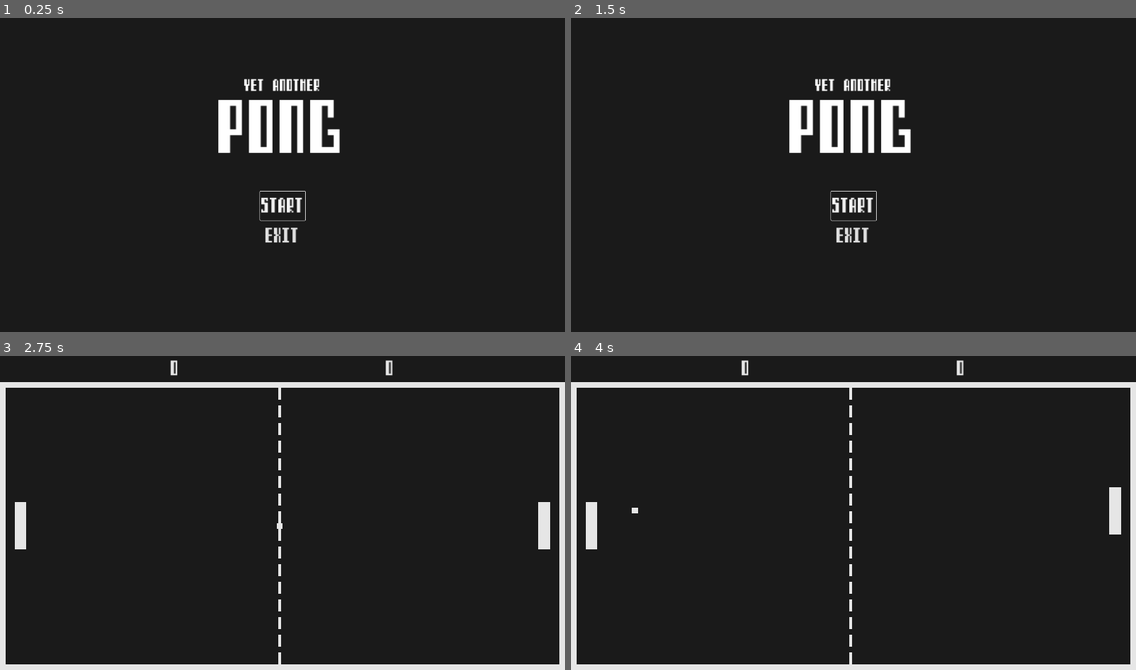
Above: before the commit, frames 1-4 (two rows, left to right).
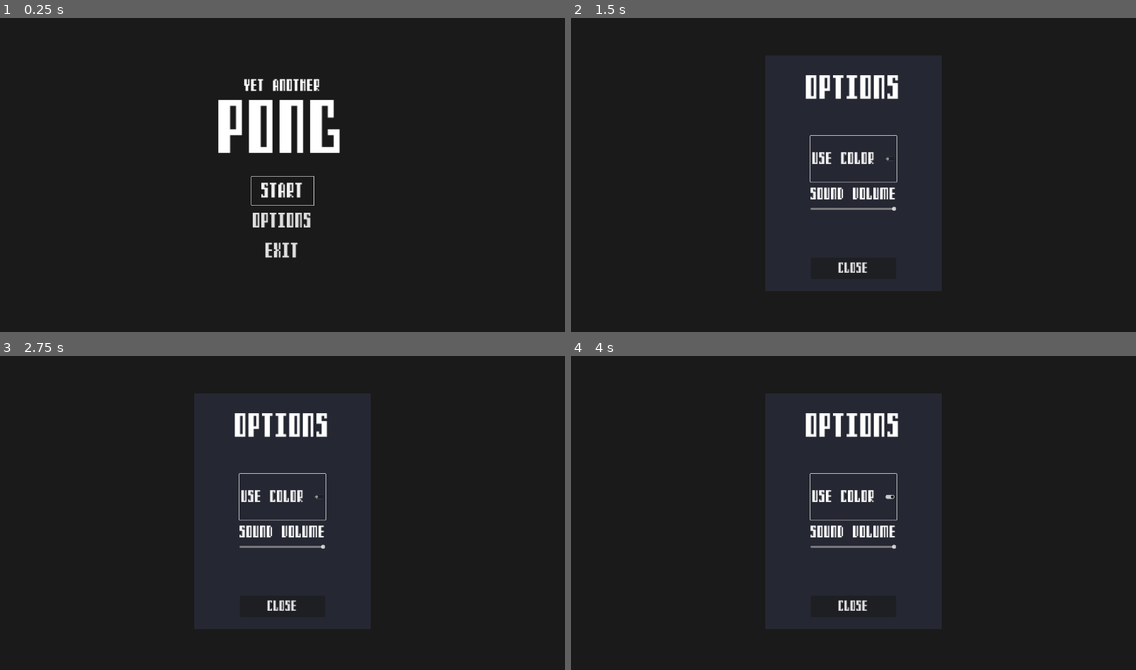
Above: after the commit, the same moments.

Repository: phss/godot-pong
Game: Godot game, scene res://src/main.tscn
The game is run twice, just before and just after one commit, with the same random seed, the same clock (stepped at 60 frames per second) and the same inputs.
Inputs (mouse positions are in pixels of both pictures, inside the frame that each line leads up to):
- Up to frame 1 (0.25 s): no input
- Up to frame 2 (1.5 s): click (853, 222) at 0.5 s, where only the run after the commit has a clickable "Options"; click (853, 159) at 1.25 s, where only the run after the commit has a clickable "Use Color"
- Up to frame 3 (2.75 s): click "Start" at 2 s
- Up to frame 4 (4 s): click (853, 528) at 2.75 s, where only the run after the commit has a clickable "Start"; click (853, 497) at 3.5 s, where only the run after the commit has a clickable "Use Color"

The runs differ from the first frame. In frame 1, 1.3% of the frame differs, in the area x 44-56%, y 50-77%; in frame 2, 4.9%; in frame 3, 8.4%; in frame 4, 8.5%, in the area x 0-100%, y 1-100%.

Commit message:
Add basic options menu

Diff:
--- /dev/null
+++ b/default_bus_layout.tres
@@ -0,0 +1,4 @@
+[gd_resource type="AudioBusLayout" format=3 uid="uid://cq30g1hrobg22"]
+
+[resource]
+bus/0/volume_db = 0.0672607
--- a/project.godot
+++ b/project.godot
@@ -19,6 +19,7 @@
 [autoload]
 
 Main="*res://src/main.gd"
+Options="*res://src/shared/options/options.tscn"
 
 [display]
 
--- a/src/game/sprites/glow_sprite.gd
+++ b/src/game/sprites/glow_sprite.gd
@@ -6,6 +6,7 @@
 
 
 func glow(color: Color):
-	var tween = create_tween()
-	tween.tween_property(self, "modulate", color, 0.3).set_trans(Tween.TRANS_QUAD)
-	tween.tween_property(self, "modulate", initial_color, 0.2)
+	if Options.use_color:
+		var tween = create_tween()
+		tween.tween_property(self, "modulate", color, 0.3).set_trans(Tween.TRANS_QUAD)
+		tween.tween_property(self, "modulate", initial_color, 0.2)
--- a/src/game/ui/ui.gd
+++ b/src/game/ui/ui.gd
@@ -16,7 +16,7 @@
 
 
 func _update_score(label: Label, score: int, glow_color: Color):
-	if glow_color != Color.BLACK:
+	if glow_color != Color.BLACK and Options.use_color:
 		var tween = create_tween()
 		tween.tween_property(label, "modulate", glow_color, 1.0).set_trans(Tween.TRANS_QUAD)
 		tween.tween_property(label, "modulate", label.modulate, 1.0)
--- /dev/null
+++ b/src/shared/options/options.gd
@@ -0,0 +1,19 @@
+extends CanvasLayer
+
+
+@onready var use_color: bool = $Popup/Menu/Color.toggle_mode
+@onready var sound_volume: float = $Popup/Menu/SoundVolume.value
+var master_bus_index: int = AudioServer.get_bus_index("Master")
+
+
+func _on_sound_volume_value_changed(value):
+	sound_volume = value
+	AudioServer.set_bus_volume_db(master_bus_index, linear_to_db(sound_volume))
+
+
+func _on_color_toggled(button_pressed):
+	use_color = button_pressed
+
+
+func _on_close_pressed():
+	Options.hide()
--- /dev/null
+++ b/src/shared/options/options.tscn
@@ -0,0 +1,93 @@
+[gd_scene load_steps=3 format=3 uid="uid://h0t0tnnycmn7"]
+
+[ext_resource type="Script" path="res://src/shared/options/options.gd" id="1_jq3es"]
+[ext_resource type="Theme" uid="uid://b8f5ydgdb2f37" path="res://src/theme/font.tres" id="2_ai14w"]
+
+[node name="Options" type="CanvasLayer"]
+process_mode = 3
+layer = 2
+script = ExtResource("1_jq3es")
+
+[node name="Popup" type="ColorRect" parent="."]
+anchors_preset = 8
+anchor_left = 0.5
+anchor_top = 0.5
+anchor_right = 0.5
+anchor_bottom = 0.5
+offset_left = -300.0
+offset_top = -400.0
+offset_right = 300.0
+offset_bottom = 400.0
+grow_horizontal = 2
+grow_vertical = 2
+color = Color(0.145098, 0.152941, 0.196078, 1)
+
+[node name="Title" type="Label" parent="Popup"]
+layout_mode = 1
+anchors_preset = -1
+anchor_left = 0.5
+anchor_top = 0.05
+anchor_right = 0.5
+anchor_bottom = 0.05
+offset_left = -161.0
+offset_right = 161.0
+offset_bottom = 146.0
+grow_horizontal = 2
+theme = ExtResource("2_ai14w")
+theme_override_font_sizes/font_size = 80
+text = "Options"
+horizontal_alignment = 1
+
+[node name="Menu" type="VBoxContainer" parent="Popup"]
+layout_mode = 1
+anchors_preset = 8
+anchor_left = 0.5
+anchor_top = 0.5
+anchor_right = 0.5
+anchor_bottom = 0.5
+offset_left = -145.0
+offset_top = -73.0
+offset_right = 145.0
+offset_bottom = 73.0
+grow_horizontal = 2
+grow_vertical = 2
+
+[node name="Color" type="CheckButton" parent="Popup/Menu"]
+layout_mode = 2
+theme = ExtResource("2_ai14w")
+button_pressed = true
+text = "Use Color"
+vertical_icon_alignment = 0
+
+[node name="SoundVolumeLabel" type="Label" parent="Popup/Menu"]
+layout_mode = 2
+theme = ExtResource("2_ai14w")
+text = "Sound Volume"
+horizontal_alignment = 1
+
+[node name="SoundVolume" type="HSlider" parent="Popup/Menu"]
+layout_mode = 2
+theme = ExtResource("2_ai14w")
+max_value = 1.0
+step = 0.1
+value = 1.0
+
+[node name="Close" type="Button" parent="Popup"]
+layout_mode = 1
+anchors_preset = -1
+anchor_left = 0.5
+anchor_top = 0.95
+anchor_right = 0.5
+anchor_bottom = 0.95
+offset_left = -145.0
+offset_top = -71.0
+offset_right = 145.0
+grow_horizontal = 2
+grow_vertical = 0
+theme = ExtResource("2_ai14w")
+theme_override_font_sizes/font_size = 35
+text = "Close"
+
+[connection signal="toggled" from="Popup/Menu/Color" to="." method="_on_color_toggled"]
+[connection signal="value_changed" from="Popup/Menu/SoundVolume" to="." method="_on_sound_volume_value_changed"]
+[connection signal="pressed" from="Popup/Close" to="." method="_on_close_pressed"]
--- a/src/title/title.gd
+++ b/src/title/title.gd
@@ -2,6 +2,7 @@
 
 
 func _ready():
+	Options.hide()
 	$UI/Options/Start.grab_focus()
 
 
@@ -9,5 +10,9 @@
 	Main.start_game()
 
 
+func _on_options_pressed():
+	Options.show()
+
+
 func _on_exit_pressed():
 	get_tree().quit()
--- a/src/title/title.tscn
+++ b/src/title/title.tscn
@@ -60,6 +60,13 @@
 theme_override_font_sizes/font_size = 50
 text = "Start"
 
+[node name="Options" type="Button" parent="UI/Options"]
+layout_mode = 2
+theme = ExtResource("2_117ge")
+theme_override_font_sizes/font_size = 50
+text = "Options
+"
+
 [node name="Exit" type="Button" parent="UI/Options"]
 layout_mode = 2
 theme = ExtResource("2_117ge")
@@ -67,4 +74,5 @@
 text = "Exit"
 
 [connection signal="pressed" from="UI/Options/Start" to="." method="_on_start_pressed"]
+[connection signal="pressed" from="UI/Options/Options" to="." method="_on_options_pressed"]
 [connection signal="pressed" from="UI/Options/Exit" to="." method="_on_exit_pressed"]
